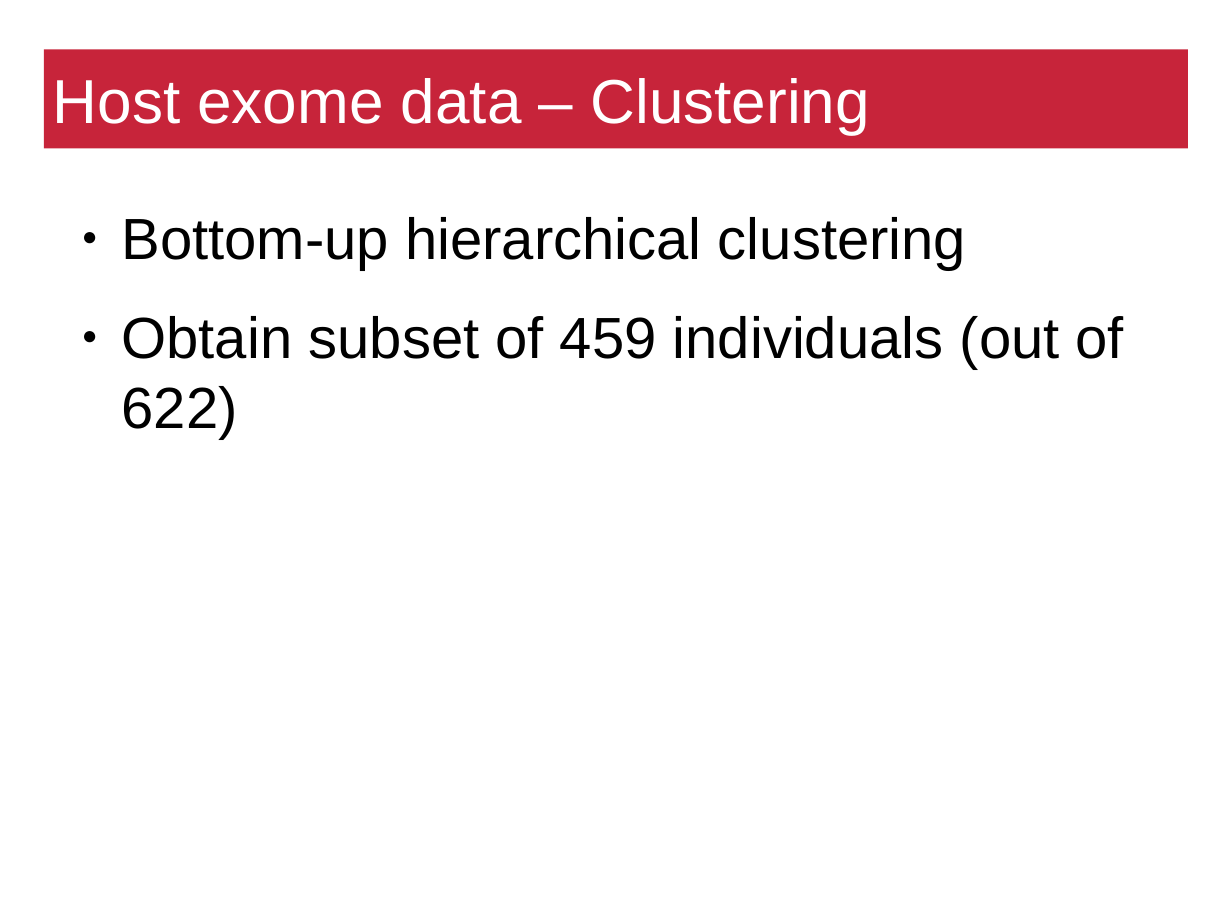
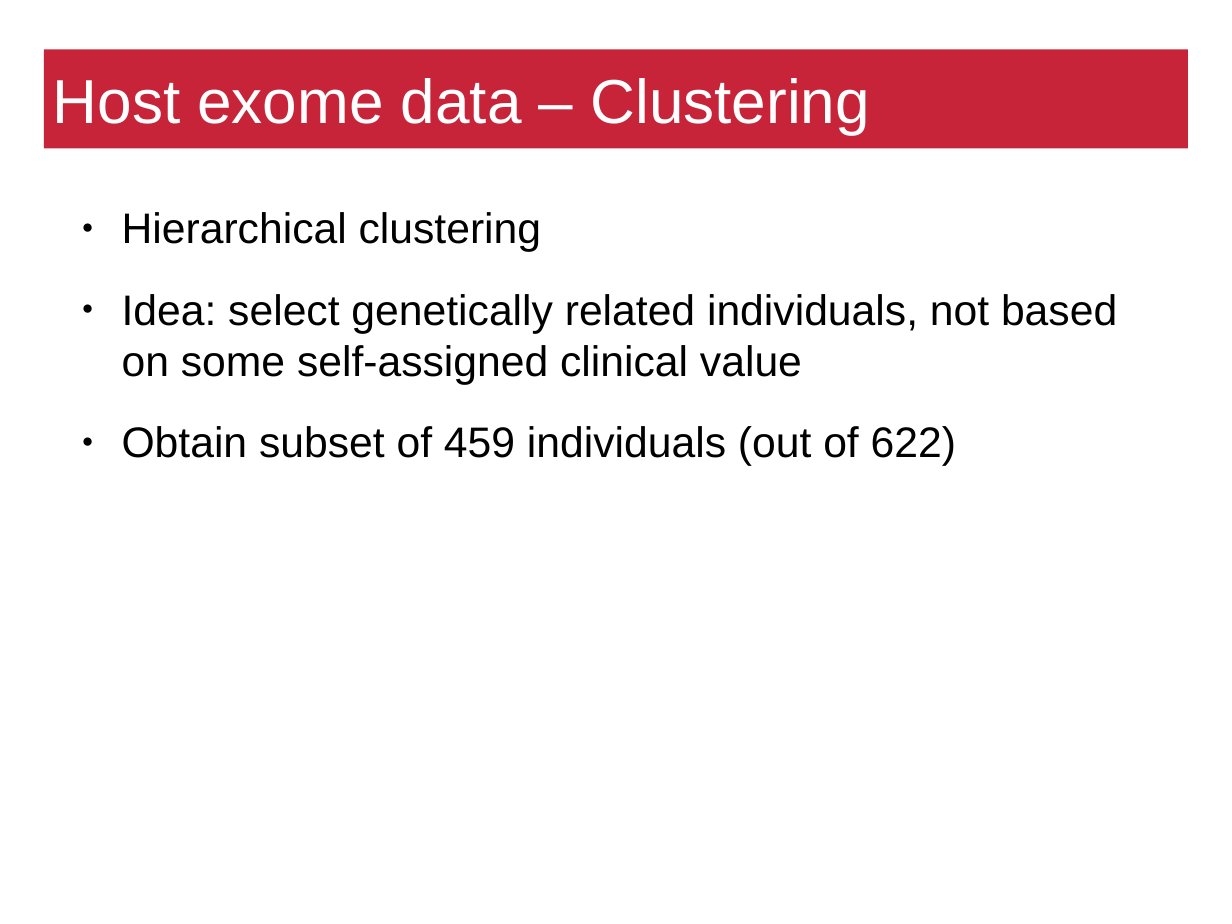
Before and after one commit to matthiaszeller/HBV, a slide deck: slide 15 of Presentation.odp. Drawn at 1232x924 pixels with LibreOffice and Linux fonts; fonts in the diff are those of the drawing; background and template pictures are left out. Boxes give left, top, right and bottom in pixels: in the first picture for what was removed or moved away, otherwise in the second. Text is boxed around its words. In the diff, an @@ line names an element or a change of style, - is before the commit and + after.

```diff
--- a/Presentation.odp
+++ b/Presentation.odp
@@ text at box(122, 212, 1117, 385): text changed; size 37.4 to 27.5 pt @@
-● Bottom-up hierarchical clustering
+● Hierarchical clustering
+● Idea: select genetically related individuals, not based on some self-assigned clinical value
@@ text at box(122, 426, 956, 466): size 37.4 to 27.5 pt in "Obtain subset of 459 individuals (out of ..." @@
```
Also in this commit, not shown: 22 other slides changed, 3 slides added, 2 slides removed, 8 other files.
